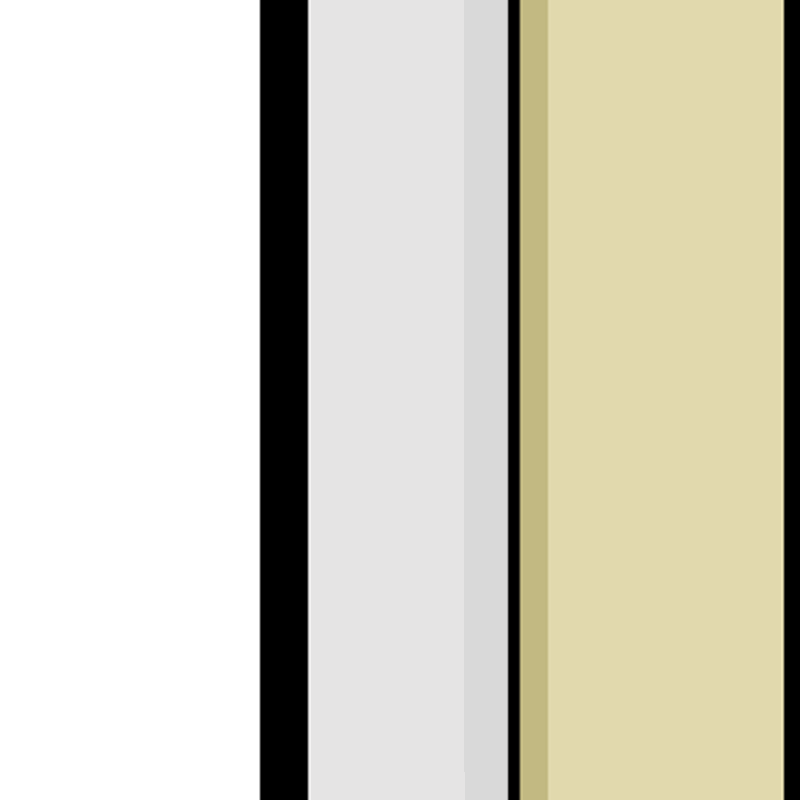
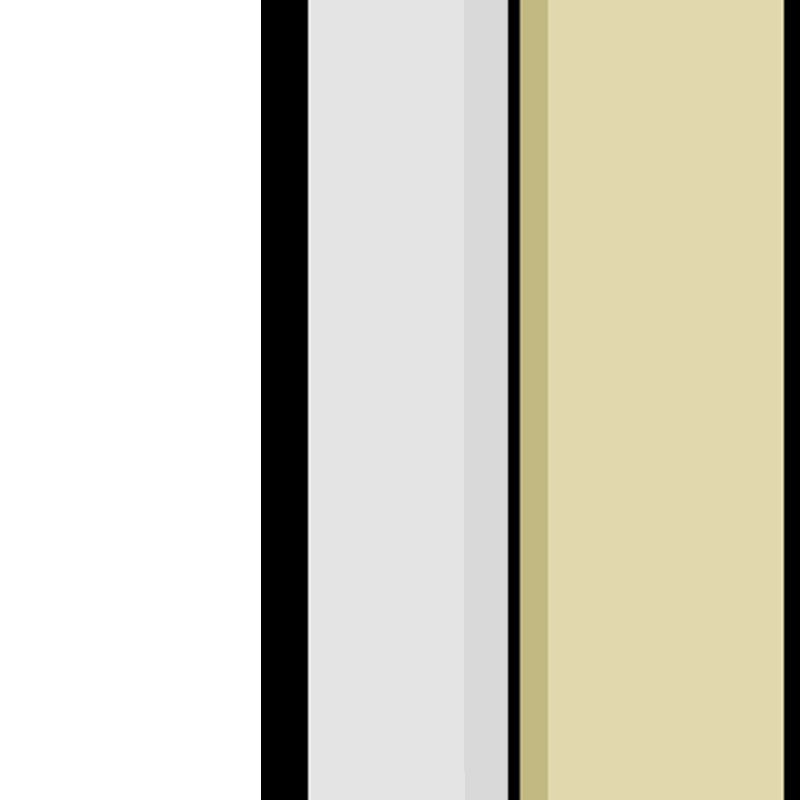
The second 800x800 image is a revision of the first. Changes to its layers:
renamed "Background" to "Layer 0", painted on it over <box>259,0,261,800</box>
